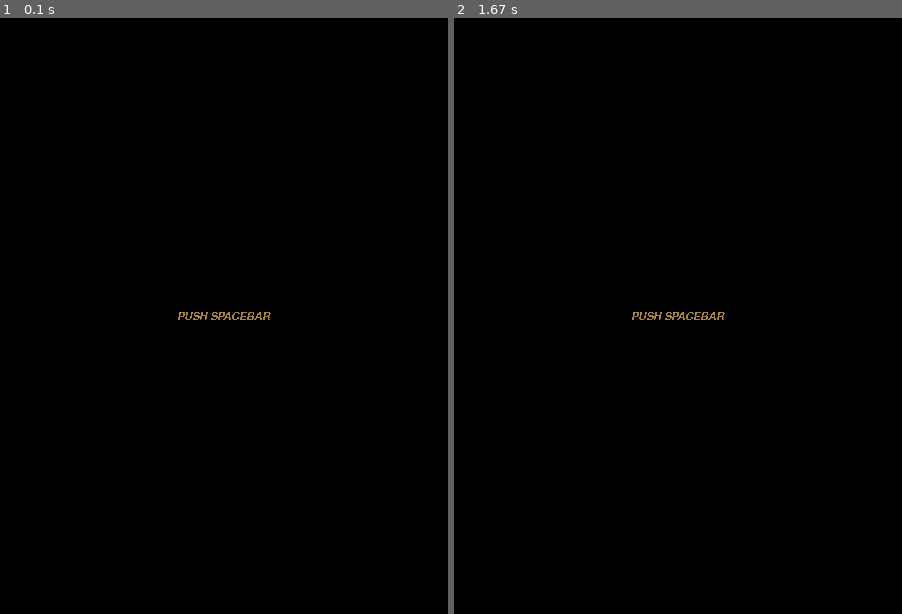
Above: before the commit, frames 1-2 (left to right).
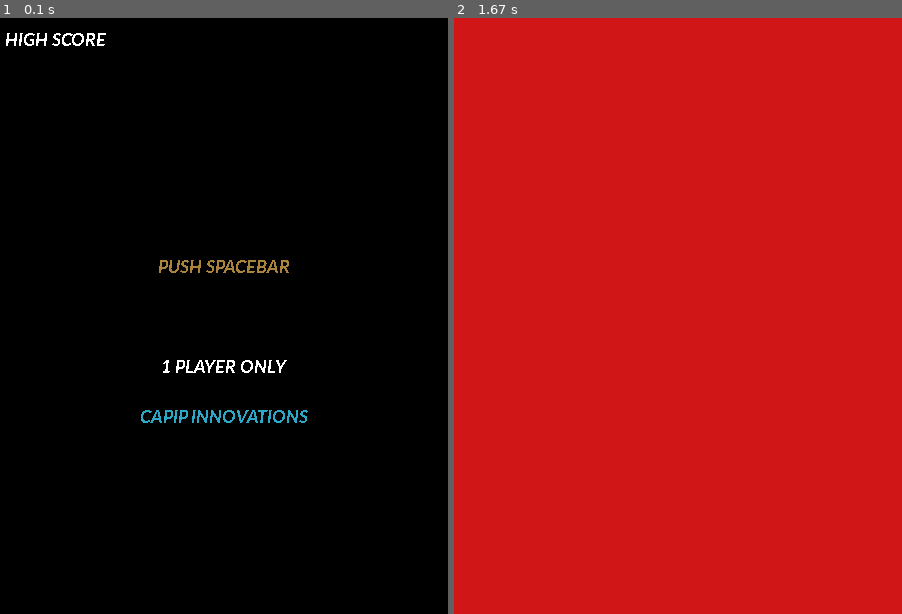
Above: after the commit, the same moments.

Repository: CO18325/PACMAN---PYGAME
Game: pygame game, started from main.py
The game is run twice, just before and just after one commit, with the same random seed, the same clock (stepped at 60 frames per second) and the same inputs.
Inputs:
- Up to frame 1 (0.1 s): no input
- Up to frame 2 (1.67 s): tap Space at 0.33 s

The runs differ from the first frame. In frame 1, 1.2% of the frame differs, in the area x 1-69%, y 2-68%; in frame 2, 100%, in the area x 0-100%, y 0-100%.

Commit message:
COMPLETED THE MAIN SCREEN TEXT DISPLAY REQUIREMENTS INITIATED THE PLAYING ARENA WINDOW COMPANY NAME(CAPIP INNOVATIONS) ADDED TO THE MAIN SCREEN!

Diff:
--- a/app_class.py
+++ b/app_class.py
@@ -20,14 +20,21 @@
                 self.start_events()
                 self.start_update()
                 self.start_draw()
+            elif self.state == 'playing':
+                self.playing_events()
+                self.playing_update()
+                self.playing_draw()
+            else:
+                self.running = False
+
             self.clock.tick(FPS)
         pygame.quit()
         sys.exit()
 
 ############################## HELPER FUNCTIONS ##########################
-    def draw_text(self, words, screen, pos, size, color, font_name):
+    def draw_text(self, words, screen, pos, size, color, font_name, centered = False):
         # SET THE FONT AND SIZE
-        font = pygame.font.SysFont(font_name, size, italic=1)
+        font = pygame.font.SysFont(font_name, size, italic=1, bold=1)
 
         # FORM THE GIVEN TEXT IN THE FONT WE INITIALIZED
         # ARGS: WORDS TO BE DISPLAYED
@@ -38,11 +45,13 @@
         # GET THE SIZE OF THE TEXT WRITTEN
         # RETURNS A TUPLE OF (WIDTH, HEIGHT)
         text_size = text.get_size()
+        if centered:
+            # CENETER THE TEXT TO THE GIVEN POSITION
+            pos[0] = pos[0] - text_size[0]// 2
+            pos[1] = pos[1] - text_size[1]// 2
 
-        # CNETER THE TEXT TO THE GIVEN POSITION
-        pos[0] = pos[0] - text_size[0]// 2
-        pos[1] = pos[1] - text_size[1]// 2
-        screen.blit(text, pos, )
+        # FUNCTION TO DISPLAY ON THE SCREEN
+        screen.blit(text, pos)
 
 
 ############################## INTRO FUNCTIONS ##########################
@@ -67,8 +76,31 @@
         self.screen.fill(BLACK)
 
         # HELPER FUNCTION TO DRAW TEXT ON THE PASSED SCREEN
-        # ARGS : TEXT, SCREEN, POSITION OF TEXT, TEXT SIZE, COLOR OF TEXT, FONT OF TEXT
-        self.draw_text('PUSH SPACEBAR', self.screen,[WIDTH//2,HEIGHT//2], START_TEXT_SIZE, ORANGE, START_FONT)
+        # ARGS : TEXT, SCREEN, POSITION OF TEXT, TEXT SIZE, COLOR OF TEXT, FONT OF TEXT, CENTERED
+        self.draw_text('HIGH SCORE', self.screen,[5,10], START_TEXT_SIZE, WHITE, START_FONT,centered = False)
 
 
+        self.draw_text('PUSH SPACEBAR', self.screen,[WIDTH//2,HEIGHT//2 - 50], START_TEXT_SIZE, ORANGE, START_FONT,centered = True)
+        self.draw_text('1 PLAYER ONLY', self.screen,[WIDTH//2,HEIGHT//2 + 50], START_TEXT_SIZE, WHITE, START_FONT, centered = True)
+        self.draw_text('CAPIP INNOVATIONS', self.screen,[WIDTH//2,HEIGHT//2 + 100], START_TEXT_SIZE, SKYBLUE, START_FONT, centered = True)
         pygame.display.update()
+
+
+############################## PLAYING FUNCTIONS ##########################
+
+    def playing_events(self):
+        for event in pygame.event.get():
+            # IF EVENT QUIT THEN STOP THE GAME
+            if event.type == pygame.QUIT:
+                self.running = False
+
+
+    def playing_update(self):
+        pass
+
+    def playing_draw(self):
+
+        # SET SCREEN COLOR TO BLACK
+        self.screen.fill(RED)
+
+        pygame.display.update()
--- a/setting.py
+++ b/setting.py
@@ -11,10 +11,11 @@
 # RGB FORMAT
 BLACK = (0,0,0)
 ORANGE = (170,132,58)
-
-
+WHITE = (255, 255, 255)
+SKYBLUE = (44, 167, 198)
+RED = (208,22,22)
 # FONT SETTINGS
-START_TEXT_SIZE = 16
-START_FONT = 'jester'
+START_TEXT_SIZE = 20
+START_FONT = 'Calibri'
 # PLAYER SETTINGS
 # MOB SETTINGS
